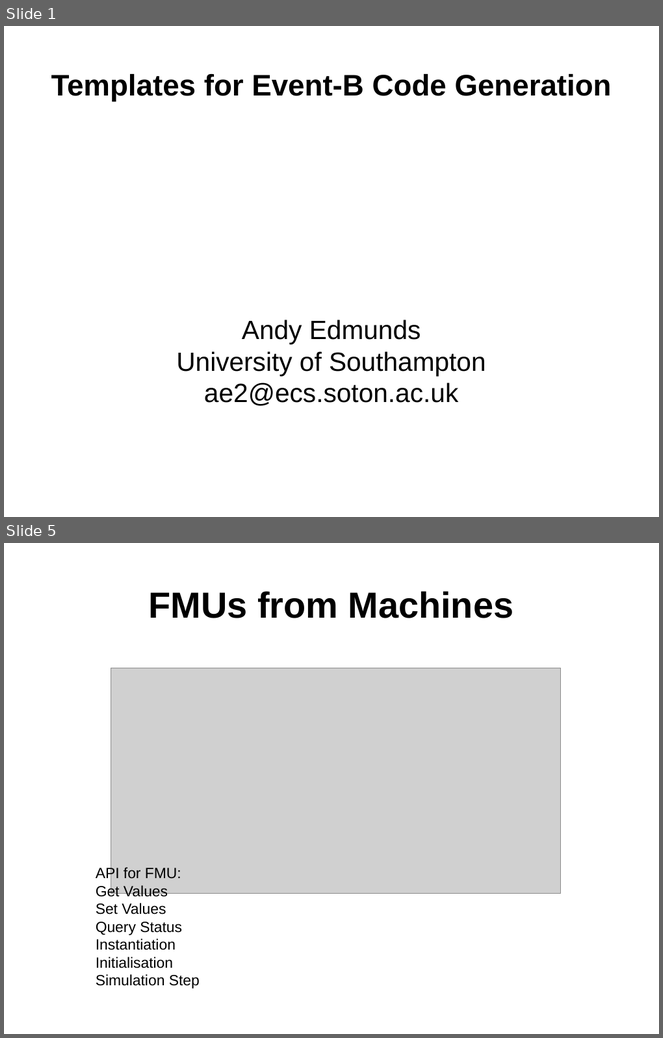
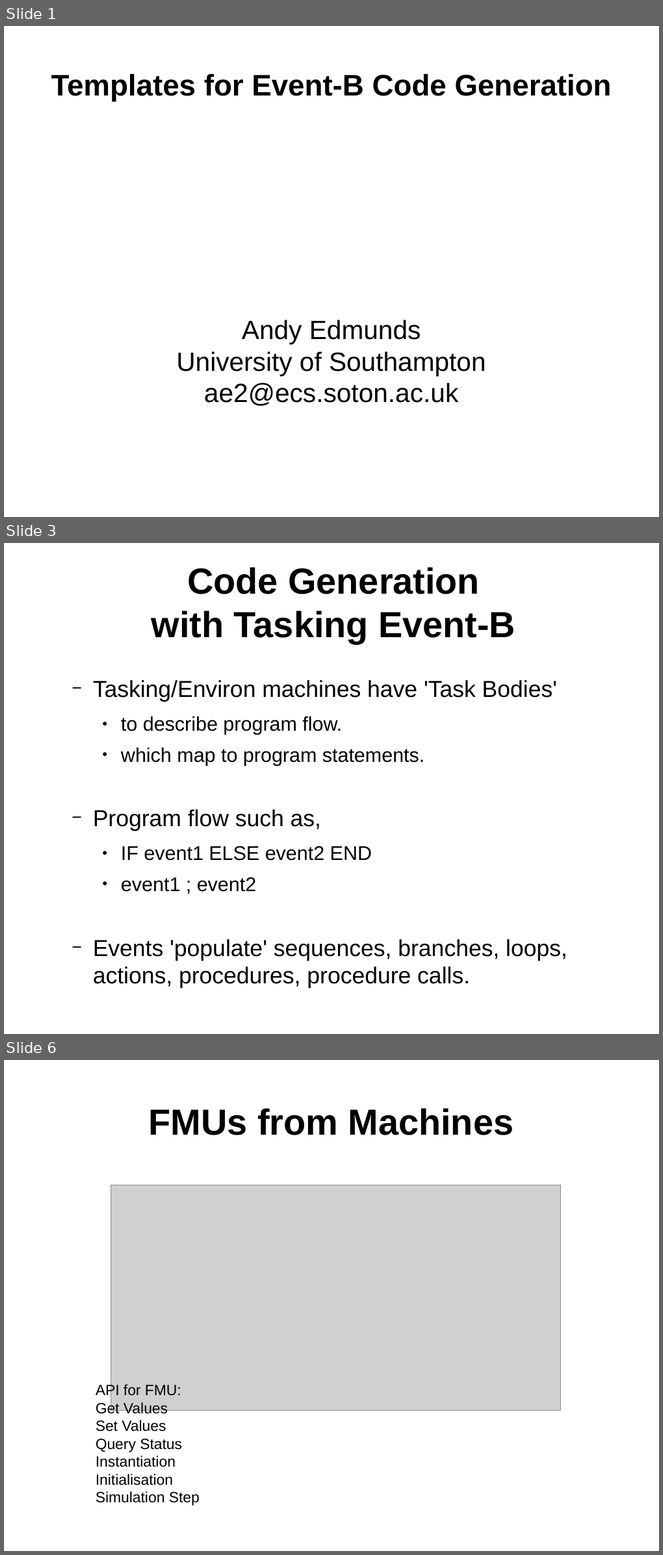
Before and after one commit to weetmuts/rodin-b-sharp-iUML_B_Utils, a slide deck: work/store/Writing/InterfaceTemplatesPaper(acceptedABZ2014)/presentation/templates.odp. Shown one above the other, each under a label of ours: slides 1 and 5 before the commit, slides 1, 3 and 6 after it; the slides between them are not shown. The pictures are 663x1038 and 663x1555 pixels, drawn with LibreOffice and Linux fonts; fonts in the diff are those of the drawing; grey boxes stand for pictures. Boxes give left, top, right and bottom in pixels: in the first picture for what was removed or moved away, otherwise in the second. Text is boxed around its words. In the diff, an @@ line names an element or a change of style, - is before the commit and + after.

```diff
--- a/work/store/Writing/InterfaceTemplatesPaper(acceptedABZ2014)/presentation/templates.odp
+++ b/work/store/Writing/InterfaceTemplatesPaper(acceptedABZ2014)/presentation/templates.odp
@@ slide 3 added at <box>4,543,659,1034</box>, background #FFFFFF @@
@@ title added at <box>152,567,516,644</box>, 44 pt, text #000000, bold @@
+Code Generation with Tasking Event-B
@@ text added at <box>93,680,568,989</box>, 28 pt, text #000000 @@
+  − Tasking/Environ machines have 'Task Bodies'
+    ● to describe program flow.
+    ● which map to program statements.
+  − Program flow such as,
+    ● IF event1 ELSE event2 END
+    ● event1 ; event2
+  − Events 'populate' sequences, branches, loops, actions, procedures, procedure calls.
@@ what was slide 5 is now slide 6 @@
```
Also in this commit, not shown: 6 slides changed, 2 other slides added, 1 slide removed.
